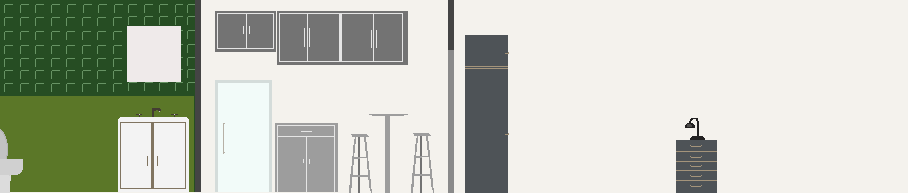
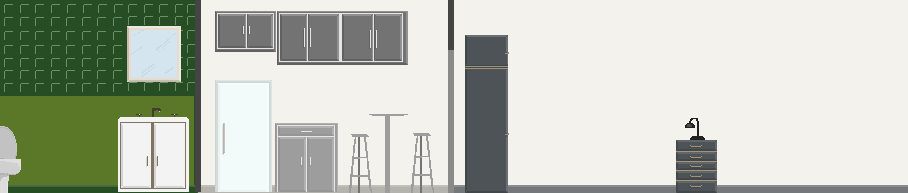
Comparing the layer stacks of the two 908x193 images. Changes:
added layer "Capa 2" (3%) above "Capa 1" over <box>215,81,270,192</box>
added layer "Capa 1" (27%) above "Capa 4" over <box>216,80,272,192</box>
added layer "Capa 8" (16%) above "Capa 7" over <box>215,12,407,65</box>
added layer "Capa 7" (21%) above "muebles" over <box>216,11,408,64</box>
painted on "muebles" over <box>309,28,372,48</box>
added layer "Capa 6" (5%) above "Capa 5" over <box>275,124,333,192</box>
added layer "Capa 5" (20%) above "mueble_abajo" over <box>276,123,338,192</box>
added layer "Capa 10" (16%) above "Capa 9" over <box>466,35,508,192</box>
added layer "Capa 9" (16%) above "ropero" over <box>465,36,507,193</box>
added layer "Capa 12" (15%) above "Capa 11" over <box>676,141,716,193</box>
added layer "Capa 11" (11%) above "mesitadeluz" over <box>677,140,717,192</box>
added layer "Capa 19" (13%) above "mueble" over <box>121,124,184,188</box>
added layer "Capa 23" (11%) above "Capa 22" over <box>131,30,176,77</box>
added layer "Capa 22" above "Capa 21" over <box>131,30,177,78</box>
added layer "Capa 21" (38%) above "Capa 20" over <box>128,26,181,81</box>
added layer "Capa 20" (14%) above "espejo" over <box>127,27,180,82</box>
painted on "espejo" over <box>127,26,181,82</box>
added layer "inodoro" (1st of 2) above "inodoro" over <box>0,126,21,193</box>
hid "inodoro" (2nd of 2) over <box>0,129,23,193</box>
added layer "Forma 2 copia" (17%) above "Forma 2" over <box>7,185,908,187</box>
added layer "Forma 2" above "Forma 2 copia 2" over <box>7,185,198,193</box>
added layer "Forma 2 copia 2" above "Forma 2 copia 4" over <box>198,185,448,193</box>
added layer "Forma 2 copia 4" above "kitchen_bg #1" over <box>454,185,908,193</box>
moved "kitchen_bg #1" above "bath_bg" over <box>198,11,448,193</box>
…and 8 more changes (6 added, 2 painted)
